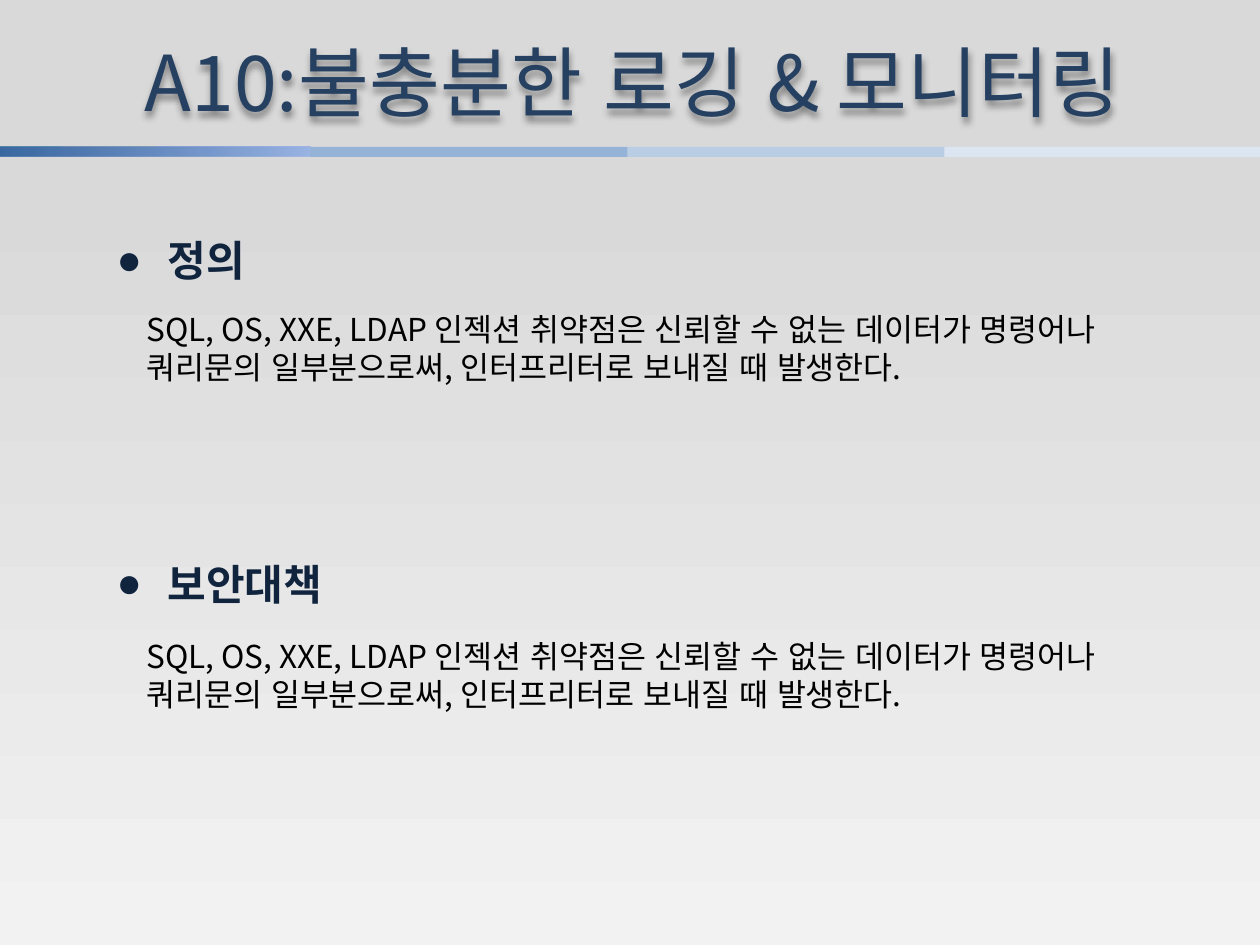
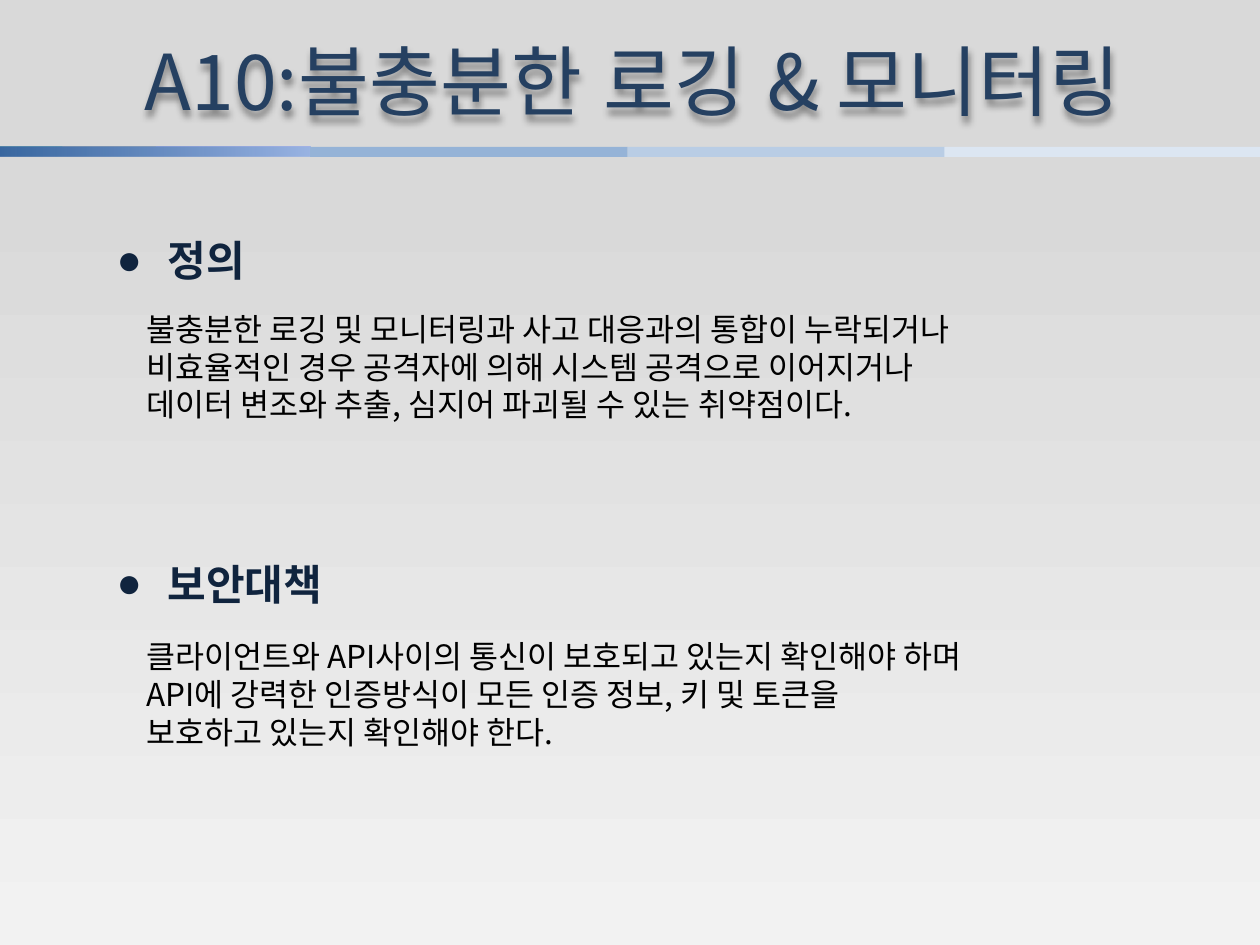
Before and after one commit to jungyohan731/han, a slide deck: slide 12 of 프로젝트 보고서.pptx. Drawn at 1260x945 pixels with LibreOffice and Linux fonts; fonts in the diff are those of the drawing. Boxes give left, top, right and bottom in pixels: in the first picture for what was removed or moved away, otherwise in the second. Text is boxed around its words. In the diff, an @@ line names an element or a change of style, - is before the commit and + after.

```diff
--- a/프로젝트 보고서.pptx
+++ b/프로젝트 보고서.pptx
@@ text at <box>146,314,949,422</box>: text changed @@
-SQL, OS, XXE, LDAP 인젝션 취약점은 신뢰할 수 없는 데이터가 명령어나
-쿼리문의 일부분으로써, 인터프리터로 보내질 때 발생한다.
+불충분한 로깅 및 모니터링과 사고 대응과의 통합이 누락되거나
+비효율적인 경우 공격자에 의해 시스템 공격으로 이어지거나
+데이터 변조와 추출, 심지어 파괴될 수 있는 취약점이다.
@@ text at <box>146,641,961,747</box>: text changed @@
-SQL, OS, XXE, LDAP 인젝션 취약점은 신뢰할 수 없는 데이터가 명령어나
-쿼리문의 일부분으로써, 인터프리터로 보내질 때 발생한다.
+클라이언트와 API사이의 통신이 보호되고 있는지 확인해야 하며
+API에 강력한 인증방식이 모든 인증 정보, 키 및 토큰을
+보호하고 있는지 확인해야 한다.
```
Also in this commit, not shown: 7 other slides changed, 3 slides added, 3 slides removed, 1 other file.
